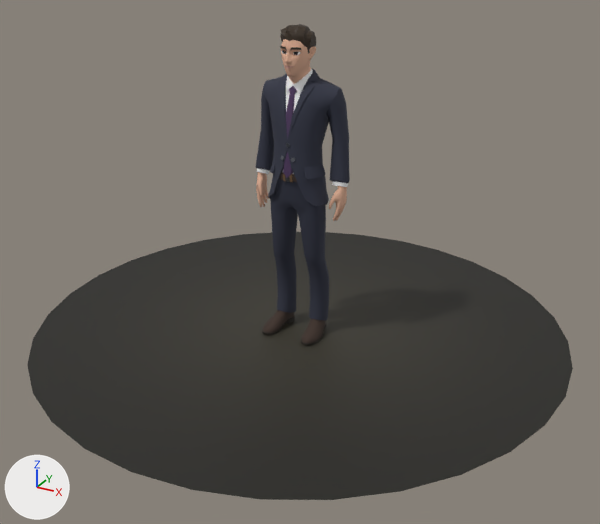
Two versions of the glTF model frontend/public/man_in_suit.glb, one commit apart.
Before and after are seen from a 50 mm camera at (215.0, -390.0, 238.0) aimed at (8.0, -15.0, 51.0). The axes (+X, +Y, +Z) are drawn at lower left. The lights are the same throughout. The older version comes first. Where no turn or scale is listed for an object, it has been applied to the vertices.

The older version as bpy lines, for what is in view:
```python
me_floor__0 = bpy.data.meshes.new('floor__0')
me_floor__0.from_pydata(...)  # 65 vertices, 96 faces; spans x -158.0..158.0, y -158.0..158.0, z 0.0
me_floor__0.materials.append(mat_floor__0)  # picture img_image_0
me_man_in_suit_leather_0 = bpy.data.meshes.new('man_in_suit_leather_0')
me_man_in_suit_leather_0.from_pydata(...)  # 94 vertices, 120 faces; spans x -17.8..17.8, y -18.5..9.2, z 1.4..100.8
me_man_in_suit_leather_0.materials.append(mat_leather)  # brown #3d2e26
me_man_in_suit_skin_0 = bpy.data.meshes.new('man_in_suit_skin_0')
me_man_in_suit_skin_0.from_pydata(...)  # 765 vertices, 1436 faces; spans x -28.1..28.1, y -14.7..5.8, z 73.4..171.5
me_man_in_suit_skin_0.materials.append(mat_skin)  # beige #dfaf94
ob_floor__0 = bpy.data.objects.new('floor__0', me_floor__0)
ob_floor__0.location = (0.0, 0.0, 0.0)
ob_man_in_suit_leather_0 = bpy.data.objects.new('man_in_suit_leather_0', me_man_in_suit_leather_0)
ob_man_in_suit_leather_0.location = (0.0, 0.0, 0.0)
ob_man_in_suit_skin_0 = bpy.data.objects.new('man_in_suit_skin_0', me_man_in_suit_skin_0)
ob_man_in_suit_skin_0.location = (0.0, 0.0, 0.0)
# also in view: 'man_in_suit_suit_0' at (0.0, -1.0, 81.0)
```
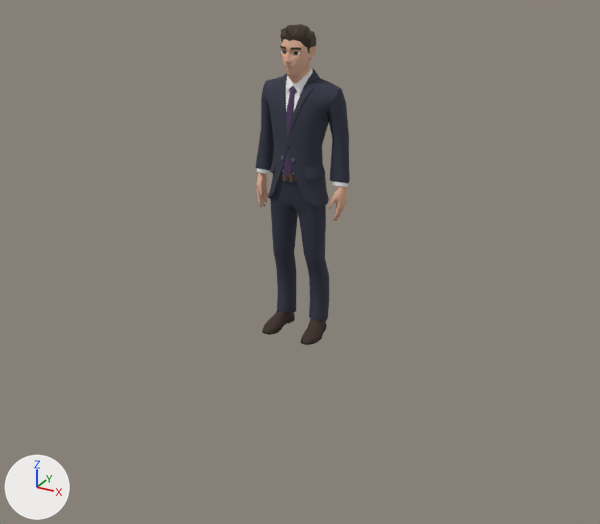
Where the change shows, as pixel boxes [x1, y1, x2, y2] in the pictures (600 x 524 px):
```json
{"object": "floor__0", "change": "deleted", "before": [27, 232, 573, 500]}
```

Edits to the scene script, one JSON object a line:
```json
{"op": "remove", "block": "ob_floor__0", "code": ["ob_floor__0 = bpy.data.objects.new('floor__0', me_floor__0)", "ob_floor__0.location = (0.0, 0.0, 0.0)"]}
```
